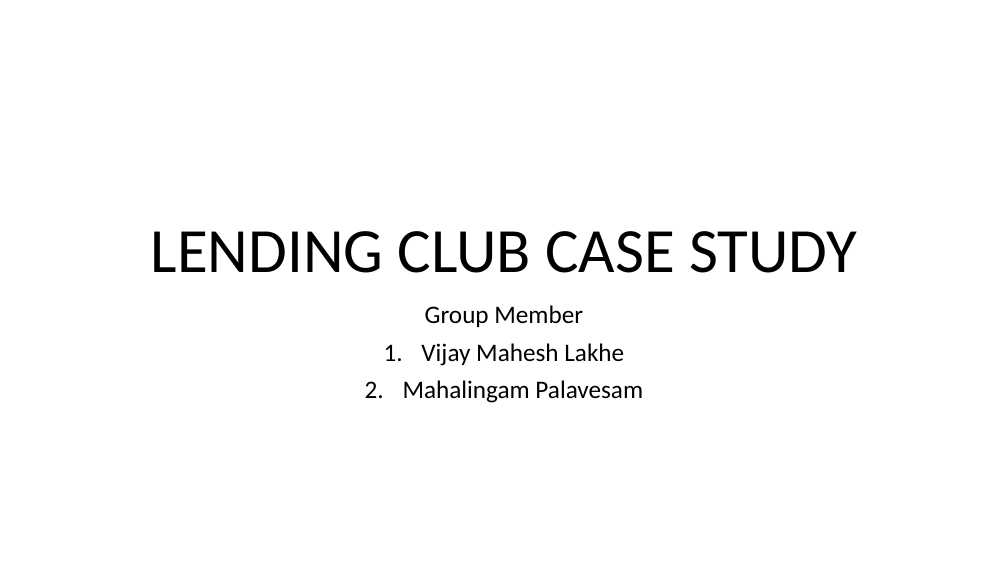
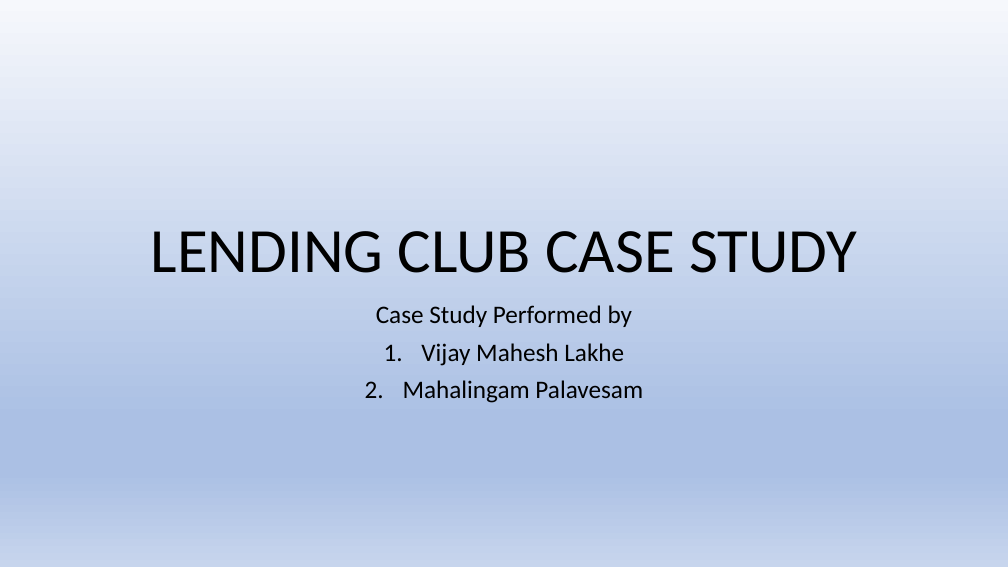
Before and after one commit to vlakhe/Lending_Club_case_study, a slide deck: slide 1 of LendingClub_CaseStudy/Lending_casestudy.pptx. Drawn at 1008x567 pixels with LibreOffice and Linux fonts; fonts in the diff are those of the drawing. Boxes give left, top, right and bottom in pixels: in the first picture for what was removed or moved away, otherwise in the second. Text is boxed around its words. In the diff, an @@ line names an element or a change of style, - is before the commit and + after.

```diff
--- a/LendingClub_CaseStudy/Lending_casestudy.pptx
+++ b/LendingClub_CaseStudy/Lending_casestudy.pptx
@@ background #FFFFFF to gradient #F6F8FC to #ABC0E4 to #C7D5ED @@
@@ subtitle at [376, 305, 633, 327]: text changed @@
-Group Member
+Case Study Performed by
```
Also in this commit, not shown: 15 other slides changed, 1 other file.
